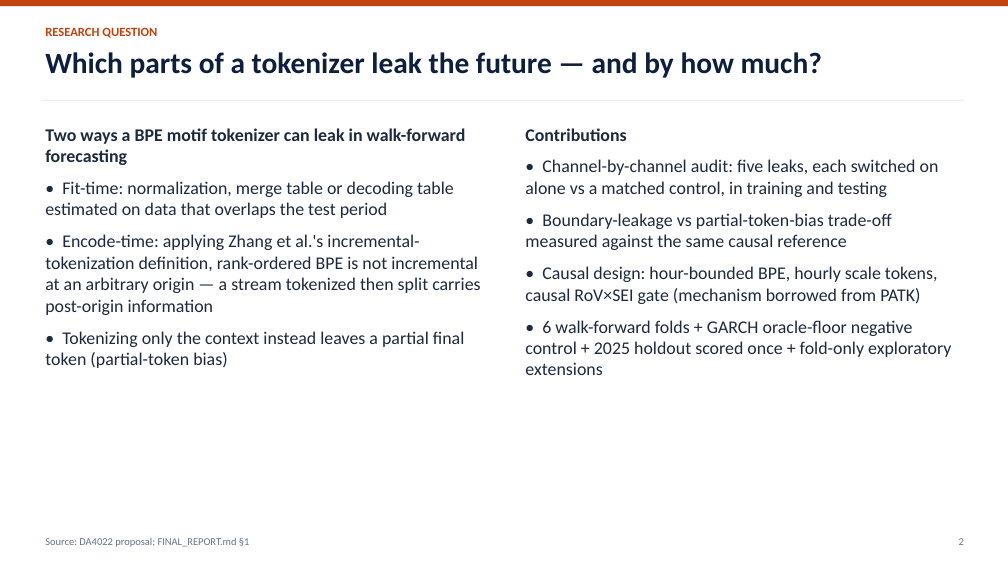
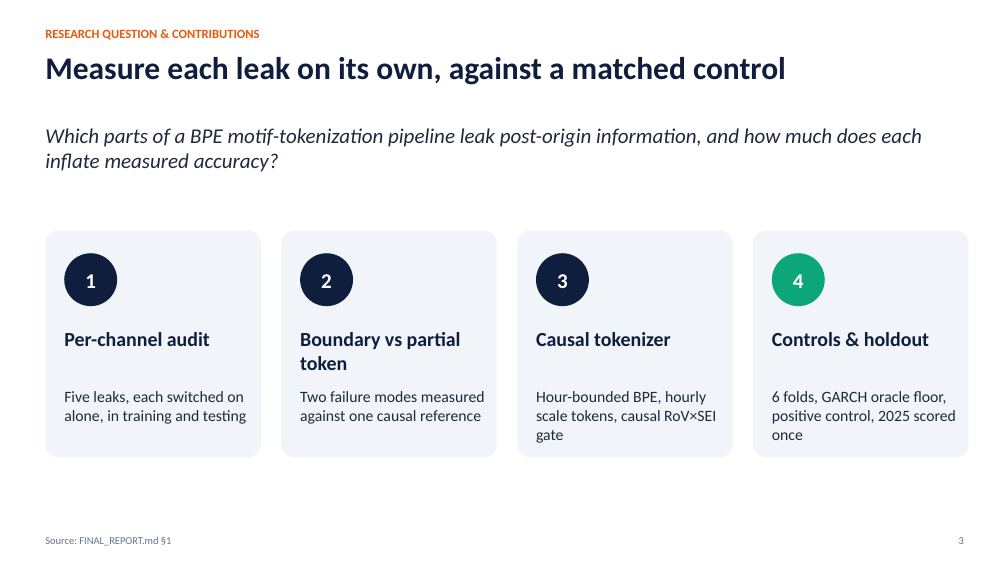
Before and after one commit to devanshjangid2005/causal-vol-tokenizer, a slide deck: slide 3 of presentation/final_presentation.pptx (slide 2 before the commit). Drawn at 1008x567 pixels with LibreOffice and Linux fonts; fonts in the diff are those of the drawing. Boxes give left, top, right and bottom in pixels: in the first picture for what was removed or moved away, otherwise in the second. Text is boxed around its words. In the diff, an @@ line names an element or a change of style, - is before the commit and + after.

```diff
--- a/presentation/final_presentation.pptx
+++ b/presentation/final_presentation.pptx
@@ rectangle removed at box(0, 0, 1008, 6) @@
@@ text at box(45, 29, 260, 40): text changed; text colour #C2410C to #E8590C @@
-RESEARCH QUESTION
+RESEARCH QUESTION & CONTRIBUTIONS
@@ text added at box(45, 57, 786, 85), 30 pt, text #0F1E3C, bold @@
+Measure each leak on its own, against a matched control
@@ rectangle removed at box(42, 100, 964, 101) @@
@@ text at box(45, 128, 921, 172): text changed; size 28 to 20 pt; text colour #0F1E3C to #1E293B; bold off; italic on @@
-Which parts of a tokenizer leak the future — and by how much?
+Which parts of a BPE motif-tokenization pipeline leak post-origin information, and how much does each inflate measured accuracy?
@@ text removed at box(45, 128, 480, 368) @@
-Two ways a BPE motif tokenizer can leak in walk-forward forecasting
-• Fit-time: normalization, merge table or decoding table estimated on data that overlaps the test period
-• Encode-time: applying Zhang et al.'s incremental-tokenization definition, rank-ordered BPE is not incremental at an arbitrary origin — a stream tokenized then split carries post-origin information
-• Tokenizing only the context instead leaves a partial final token (partial-token bias)
@@ text removed at box(525, 128, 951, 375) @@
-Contributions
-• Channel-by-channel audit: five leaks, each switched on alone vs a matched control, in training and testing
-• Boundary-leakage vs partial-token-bias trade-off measured against the same causal reference
-• Causal design: hour-bounded BPE, hourly scale tokens, causal RoV×SEI gate (mechanism borrowed from PATK)
-• 6 walk-forward folds + GARCH oracle-floor negative control + 2025 holdout scored once + fold-only exploratory extensions
@@ rounded rectangle added at box(45, 231, 261, 457), fill #F1F5F9 @@
@@ rounded rectangle added at box(281, 231, 497, 457), fill #F1F5F9 @@
@@ rounded rectangle added at box(517, 231, 733, 457), fill #F1F5F9 @@
@@ rounded rectangle added at box(753, 231, 969, 457), fill #F1F5F9 @@
@@ ellipse added at box(64, 253, 117, 306), fill #0F1E3C, 20 pt, text #FFFFFF, bold @@
+1
@@ ellipse "2": place and size @@
-ellipse "2" at box(959, 538, 964, 545)
+ellipse "2" at box(300, 253, 353, 306)
@@ ellipse "2" at box(300, 253, 353, 306): size 10 to 20 pt, text colour #64748B to #FFFFFF, bold on; alignment right to centre; less space between paragraphs; vertical alignment top to middle; fill none to #0F1E3C @@
@@ ellipse added at box(536, 253, 589, 306), fill #0F1E3C, 20 pt, text #FFFFFF, bold @@
+3
@@ ellipse added at box(772, 253, 825, 306), fill #0CA678, 20 pt, text #FFFFFF, bold @@
+4
@@ text added at box(64, 332, 210, 346), 19 pt, text #0F1E3C, bold @@
+Per-channel audit
@@ text added at box(300, 332, 461, 370), 19 pt, text #0F1E3C, bold @@
+Boundary vs partial token
@@ text added at box(536, 332, 671, 346), 19 pt, text #0F1E3C, bold @@
+Causal tokenizer
@@ text added at box(772, 332, 929, 346), 19 pt, text #0F1E3C, bold @@
+Controls & holdout
@@ text added at box(64, 391, 246, 424), 15 pt, text #1E293B @@
+Five leaks, each switched on alone, in training and testing
@@ text added at box(300, 391, 485, 424), 15 pt, text #1E293B @@
+Two failure modes measured against one causal reference
@@ text added at box(536, 391, 716, 443), 15 pt, text #1E293B @@
+Hour-bounded BPE, hourly scale tokens, causal RoV×SEI gate
@@ text added at box(772, 391, 956, 440), 15 pt, text #1E293B @@
+6 folds, GARCH oracle floor, positive control, 2025 scored once
@@ text at box(45, 537, 172, 546): text changed @@
-Source: DA4022 proposal; FINAL_REPORT.md §1
+Source: FINAL_REPORT.md §1
```
Also in this commit, not shown: 5 other slides changed, 12 slides added, 8 slides removed, 25 other files.
